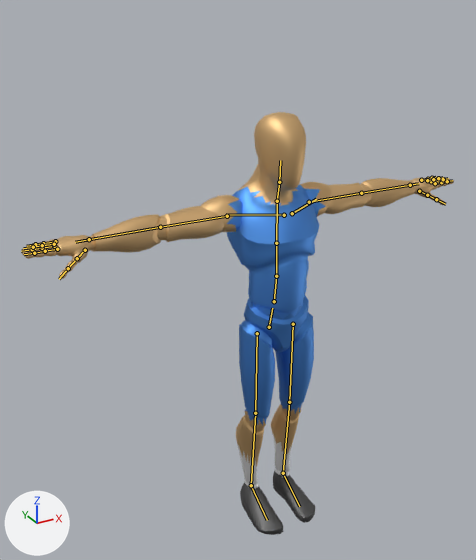
The glTF model player.glb: old version first, new version second.
Before and after are seen from a 50 mm camera at (-1.33, -2.09, 2.24) aimed at (-0.16, 0.03, 1.18). The axes (+X, +Y, +Z) are drawn at lower left. The lights are the same throughout. The first picture is the older version. The bones that change, and the others that lie on the model, are drawn over the model as lines.

In view in the first picture: 'Mannequin'.
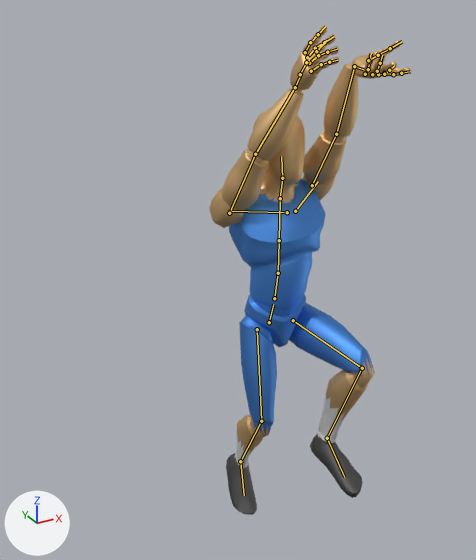
The newer file adds an action. The first version stands in its rest pose; the second is drawn at frame 6 of the action 'layupM'.

Where the change shows, as pixel boxes (x1, y1, x2, y2) in the pictures (476 x 560 px):
'Mannequin', posed (53% narrower, 16% taller)
    before: (22, 112, 454, 535)
    after: (209, 25, 411, 515)
bone 'DEF-hips', root to tip
    before: (269, 327) to (272, 308)
    after: (269, 322) to (273, 304)
bone 'DEF-neck', root to tip
    before: (277, 201) to (279, 182)
    after: (280, 198) to (282, 178)
bone 'DEF-head', root to tip
    before: (279, 182) to (280, 160)
    after: (282, 178) to (281, 156)
bone 'DEF-shoulder.L', root to tip
    before: (292, 213) to (316, 199)
    after: (295, 211) to (318, 181)
bone 'DEF-upper_arm.L', root to tip
    before: (309, 202) to (361, 193)
    after: (312, 185) to (336, 134)
bone 'DEF-forearm.L', root to tip
    before: (361, 193) to (410, 185)
    after: (336, 134) to (354, 66)
bone 'DEF-hand.L', root to tip
    before: (410, 185) to (418, 183)
    after: (354, 66) to (363, 69)
bone 'DEF-f_index.01.L', root to tip
    before: (435, 183) to (441, 182)
    after: (384, 73) to (393, 74)
bone 'DEF-f_index.02.L', root to tip
    before: (441, 182) to (447, 181)
    after: (393, 74) to (401, 73)
bone 'DEF-f_middle.01.L', root to tip
    before: (431, 181) to (438, 180)
    after: (378, 74) to (384, 74)
bone 'DEF-f_middle.02.L', root to tip
    before: (438, 180) to (443, 179)
    after: (384, 74) to (389, 70)
bone 'DEF-f_pinky.01.L', root to tip
    before: (421, 180) to (428, 179)
    after: (365, 74) to (368, 69)
bone 'DEF-f_pinky.02.L', root to tip
    before: (428, 179) to (432, 178)
    after: (368, 69) to (369, 61)
bone 'DEF-f_ring.01.L', root to tip
    before: (427, 180) to (433, 179)
    after: (372, 74) to (377, 71)
bone 'DEF-f_ring.02.L', root to tip
    before: (433, 179) to (438, 178)
    after: (377, 71) to (380, 63)
bone 'DEF-thumb.01.L', root to tip
    before: (419, 191) to (427, 195)
    after: (368, 60) to (378, 55)
bone 'DEF-upper_arm.R', root to tip
    before: (227, 216) to (160, 227)
    after: (229, 213) to (255, 154)
bone 'DEF-forearm.R', root to tip
    before: (160, 227) to (89, 239)
    after: (255, 154) to (295, 87)
bone 'DEF-hand.R', root to tip
    before: (89, 239) to (75, 242)
    after: (295, 87) to (300, 76)
bone 'DEF-f_index.02.R', root to tip
    before: (45, 251) to (34, 253)
    after: (310, 42) to (318, 34)
bone 'DEF-f_middle.01.R', root to tip
    before: (54, 246) to (42, 248)
    after: (307, 57) to (315, 48)
bone 'DEF-f_middle.02.R', root to tip
    before: (42, 248) to (32, 249)
    after: (315, 48) to (324, 42)
bone 'DEF-f_pinky.01.R', root to tip
    before: (55, 241) to (43, 243)
    after: (311, 71) to (321, 64)
bone 'DEF-f_pinky.02.R', root to tip
    before: (43, 243) to (35, 244)
    after: (321, 64) to (329, 62)
bone 'DEF-f_ring.01.R', root to tip
    before: (54, 244) to (42, 245)
    after: (309, 63) to (318, 55)
bone 'DEF-f_ring.02.R', root to tip
    before: (42, 245) to (33, 247)
    after: (318, 55) to (327, 52)
bone 'DEF-thumb.02.R', root to tip
    before: (77, 258) to (68, 268)
    after: (306, 62) to (316, 51)
bone 'DEF-thigh.L', root to tip
    before: (293, 324) to (289, 402)
    after: (293, 320) to (362, 368)
bone 'DEF-shin.L', root to tip
    before: (289, 402) to (283, 473)
    after: (362, 368) to (327, 438)
bone 'DEF-foot.L', root to tip
    before: (283, 473) to (299, 506)
    after: (327, 438) to (344, 477)
bone 'DEF-thigh.R', root to tip
    before: (257, 333) to (255, 413)
    after: (257, 329) to (261, 421)
bone 'DEF-shin.R', root to tip
    before: (255, 413) to (251, 485)
    after: (261, 421) to (240, 461)
bone 'DEF-foot.R', root to tip
    before: (251, 485) to (267, 520)
    after: (240, 461) to (244, 495)

The change in detail:
Bone 'DEF-hips' (bone_def_hips) moves from (0.0, 0.0, 0.0) to (0.0, 0.019, -0.005).
Bone 'DEF-hips' (bone_def_hips) turns from (0, 0, 0) to (3, 0, 0) degrees about its own x, y and z.
Bone 'DEF-neck' (bone_def_neck) turns from (0, 0, 0) to (-5, 0, 0) degrees about its own x, y and z.
Bone 'DEF-head' (bone_def_head) turns from (0, 0, 0) to (-7, 0, 0) degrees about its own x, y and z.
Bone 'DEF-shoulder.L' (bone_def_shoulder_l) turns from (0, 0, 0) to (17, -10, -1) degrees about its own x, y and z.
Bone 'DEF-upper_arm.L' (bone_def_upper_arm_l) turns from (0, 0, 0) to (148, -15, -98) degrees about its own x, y and z.
Bone 'DEF-forearm.L' (bone_def_forearm_l) turns from (0, 0, 0) to (8, 0, 0) degrees about its own x, y and z.
Bone 'DEF-hand.L' (bone_def_hand_l) turns from (0, 0, 0) to (-110, -15, 97) degrees about its own x, y and z.
Bone 'DEF-f_index.01.L' (bone_def_f_index_01_l) turns from (0, 0, 0) to (4, -1, 7) degrees about its own x, y and z.
Bone 'DEF-f_index.02.L' (bone_def_f_index_02_l) turns from (0, 0, 0) to (16, 0, -1) degrees about its own x, y and z.
Bone 'DEF-f_middle.01.L' (bone_def_f_middle_01_l) turns from (0, 0, 0) to (14, 3, -10) degrees about its own x, y and z.
Bone 'DEF-f_middle.02.L' (bone_def_f_middle_02_l) turns from (0, 0, 0) to (22, 0, 2) degrees about its own x, y and z.
Bone 'DEF-f_pinky.01.L' (bone_def_f_pinky_01_l) turns from (0, 0, 0) to (33, 6, -18) degrees about its own x, y and z.
Bone 'DEF-f_pinky.02.L' (bone_def_f_pinky_02_l) turns from (0, 0, 0) to (39, 2, 7) degrees about its own x, y and z.
Bone 'DEF-f_ring.01.L' (bone_def_f_ring_01_l) turns from (0, 0, 0) to (31, 4, -15) degrees about its own x, y and z.
Bone 'DEF-f_ring.02.L' (bone_def_f_ring_02_l) turns from (0, 0, 0) to (32, 1, 3) degrees about its own x, y and z.
Bone 'DEF-thumb.01.L' (bone_def_thumb_01_l) turns from (0, 0, 0) to (10, 2, 7) degrees about its own x, y and z.
Bone 'DEF-upper_arm.R' (bone_def_upper_arm_r) turns from (0, 0, 0) to (118, 64, 19) degrees about its own x, y and z.
Bone 'DEF-forearm.R' (bone_def_forearm_r) turns from (0, 0, 0) to (8, 0, 0) degrees about its own x, y and z.
Bone 'DEF-hand.R' (bone_def_hand_r) turns from (0, 0, 0) to (-63, 68, -51) degrees about its own x, y and z.
Bone 'DEF-f_index.02.R' (bone_def_f_index_02_r) turns from (0, 0, 0) to (17, 0, 1) degrees about its own x, y and z.
Bone 'DEF-f_middle.01.R' (bone_def_f_middle_01_r) turns from (0, 0, 0) to (13, 0, 3) degrees about its own x, y and z.
Bone 'DEF-f_middle.02.R' (bone_def_f_middle_02_r) turns from (0, 0, 0) to (31, -1, -2) degrees about its own x, y and z.
Bone 'DEF-f_pinky.01.R' (bone_def_f_pinky_01_r) turns from (0, 0, 0) to (23, -5, 10) degrees about its own x, y and z.
Bone 'DEF-f_pinky.02.R' (bone_def_f_pinky_02_r) turns from (0, 0, 0) to (41, -1, -9) degrees about its own x, y and z.
Bone 'DEF-f_ring.01.R' (bone_def_f_ring_01_r) turns from (0, 0, 0) to (21, -3, 7) degrees about its own x, y and z.
Bone 'DEF-f_ring.02.R' (bone_def_f_ring_02_r) turns from (0, 0, 0) to (37, 0, -4) degrees about its own x, y and z.
Bone 'DEF-thumb.02.R' (bone_def_thumb_02_r) turns from (0, 0, 0) to (20, -1, 4) degrees about its own x, y and z.
Bone 'DEF-thigh.L' (bone_def_thigh_l) turns from (0, 0, 0) to (-87, -9, 3) degrees about its own x, y and z.
Bone 'DEF-shin.L' (bone_def_shin_l) turns from (0, 0, 0) to (98, 0, 0) degrees about its own x, y and z.
Bone 'DEF-foot.L' (bone_def_foot_l) turns from (0, 0, 0) to (3, 4, 0) degrees about its own x, y and z.
Bone 'DEF-thigh.R' (bone_def_thigh_r) turns from (0, 0, 0) to (-17, 8, 2) degrees about its own x, y and z.
Bone 'DEF-shin.R' (bone_def_shin_r) turns from (0, 0, 0) to (39, 0, 0) degrees about its own x, y and z.
Bone 'DEF-foot.R' (bone_def_foot_r) turns from (0, 0, 0) to (18, 0, -2) degrees about its own x, y and z.
